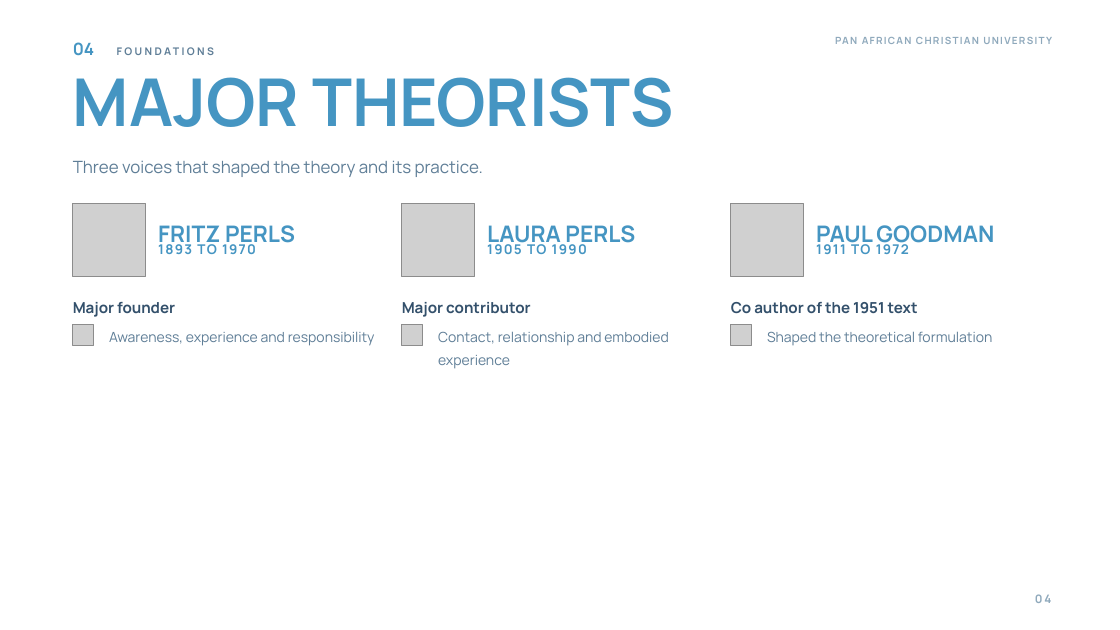
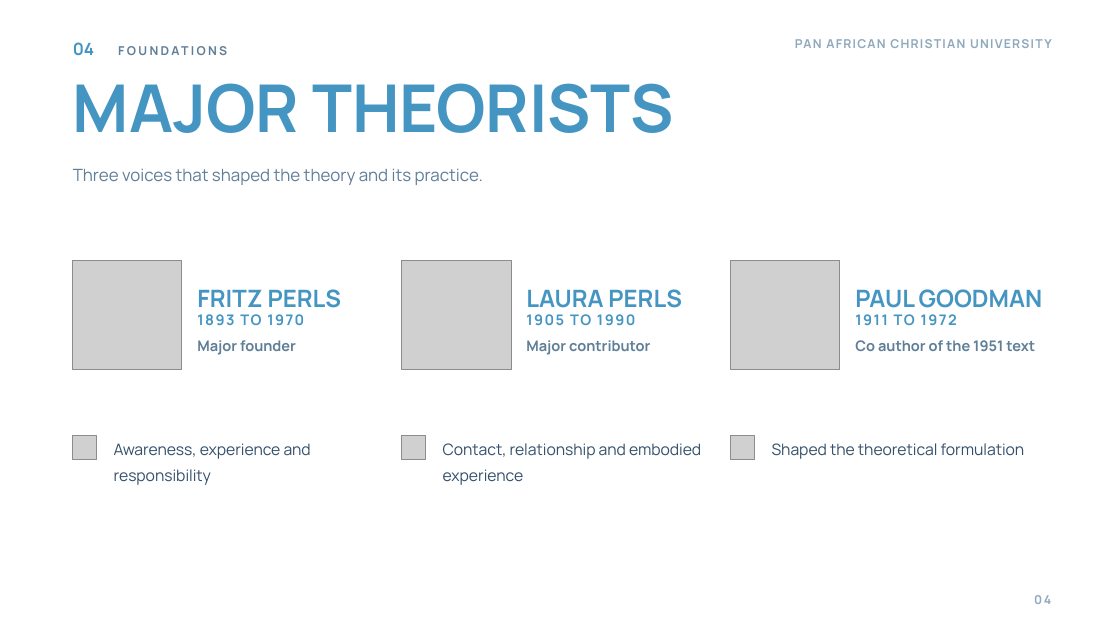
Before and after one commit to wambetebenjamin/Business-e-books, a slide deck: slide 4 of presentations/gestalt-theory-counselling/Gestalt Theory and Its Application to Counselling.pptx. Drawn at 1120x630 pixels with LibreOffice and Linux fonts; fonts in the diff are those of the drawing; grey boxes stand for pictures; background and template pictures are left out. Boxes give left, top, right and bottom in pixels: in the first picture for what was removed or moved away, otherwise in the second. Text is boxed around its words. In the diff, an @@ line names an element or a change of style, - is before the commit and + after.

```diff
--- a/presentations/gestalt-theory-counselling/Gestalt Theory and Its Application to Counselling.pptx
+++ b/presentations/gestalt-theory-counselling/Gestalt Theory and Its Application to Counselling.pptx
@@ text "04 FOUNDATIONS" at (73,42,94,56): size 9 to 10.5 pt in "FOUNDATIONS" @@
@@ text "MAJOR THEORISTS" at (73,83,674,133): line spacing 74pt to 80.3pt @@
@@ text "PAN AFRICAN CHRISTIAN UNIVERSITY" at (795,39,822,48): size 8.5 to 10.5 pt; line spacing 13.8pt to 17.3pt @@
@@ text "Three voices that shaped the ...": place and size @@
-text "Three voices that shaped the ..." at (73,160,483,177)
+text "Three voices that shaped the ..." at (73,168,483,185)
@@ picture: place and size @@
-picture at (73,203,146,276)
+picture at (73,260,182,370)
@@ picture: place and size @@
-picture at (402,203,475,276)
+picture at (402,260,511,370)
@@ picture: place and size @@
-picture at (731,203,804,276)
+picture at (731,260,840,370)
@@ text "FRITZ PERLS": place and size @@
-text "FRITZ PERLS" at (158,225,295,248)
+text "FRITZ PERLS" at (197,289,341,308)
@@ size 19.5 to 20.5 pt; line spacing 32.1pt to 33.7pt in 3 elements at (855,289,1043,308), (197,289,341,308), (526,289,681,308) @@
@@ text "LAURA PERLS": place and size @@
-text "LAURA PERLS" at (487,225,635,248)
+text "LAURA PERLS" at (526,289,681,308)
@@ text "PAUL GOODMAN": place and size @@
-text "PAUL GOODMAN" at (816,225,994,248)
+text "PAUL GOODMAN" at (855,289,1043,308)
@@ size 11.5 to 12.5 pt, letter spacing 1.1 to 1.2 pt; line spacing 19.2pt to 20.8pt in 3 elements at (855,314,957,325), (526,314,635,325), (197,314,304,325) @@
@@ text "1893 TO 1970": place and size @@
-text "1893 TO 1970" at (158,241,256,254)
+text "1893 TO 1970" at (197,314,304,325)
@@ text "1905 TO 1990": place and size @@
-text "1905 TO 1990" at (487,241,587,254)
+text "1905 TO 1990" at (526,314,635,325)
@@ text "1911 TO 1972": place and size @@
-text "1911 TO 1972" at (816,241,909,254)
+text "1911 TO 1972" at (855,314,957,325)
@@ text "Major founder": place and size @@
-text "Major founder" at (73,302,175,317)
+text "Major founder" at (197,340,296,355)
@@ size 13 to 12.5 pt, text colour #33506B to #5F7E97; line spacing 21.1pt to 20.4pt in 3 elements at (197,340,296,355), (855,340,1035,351), (526,340,650,355) @@
@@ text "Major contributor": place and size @@
-text "Major contributor" at (402,302,530,317)
+text "Major contributor" at (526,340,650,355)
@@ text "Co author of the 1951 ...": place and size @@
-text "Co author of the 1951 ..." at (731,302,918,313)
+text "Co author of the 1951 ..." at (855,340,1035,351)
@@ text "Awareness, experience and responsibility": place and size @@
-text "Awareness, experience and responsibility" at (109,332,375,346)
+text "Awareness, experience and responsibility" at (114,443,311,485)
@@ text "Contact, relationship and embodied experience": place and size @@
-text "Contact, relationship and embodied experience" at (438,331,668,369)
+text "Contact, relationship and embodied experience" at (443,443,701,485)
@@ 3 pictures: place and size @@
-3 pictures at (73,324,752,345)
+3 pictures at (73,436,755,460)
@@ size 12 to 13.5 pt, text colour #5F7E97 to #33506B; line spacing 20.3pt to 22.4pt in 3 elements at (114,443,311,485), (443,443,701,485), (772,443,1025,459) @@
@@ text "Shaped the theoretical formulation": place and size @@
-text "Shaped the theoretical formulation" at (767,331,993,345)
+text "Shaped the theoretical formulation" at (772,443,1025,459)
```
Also in this commit, not shown: 21 other slides changed, 26 other files.
